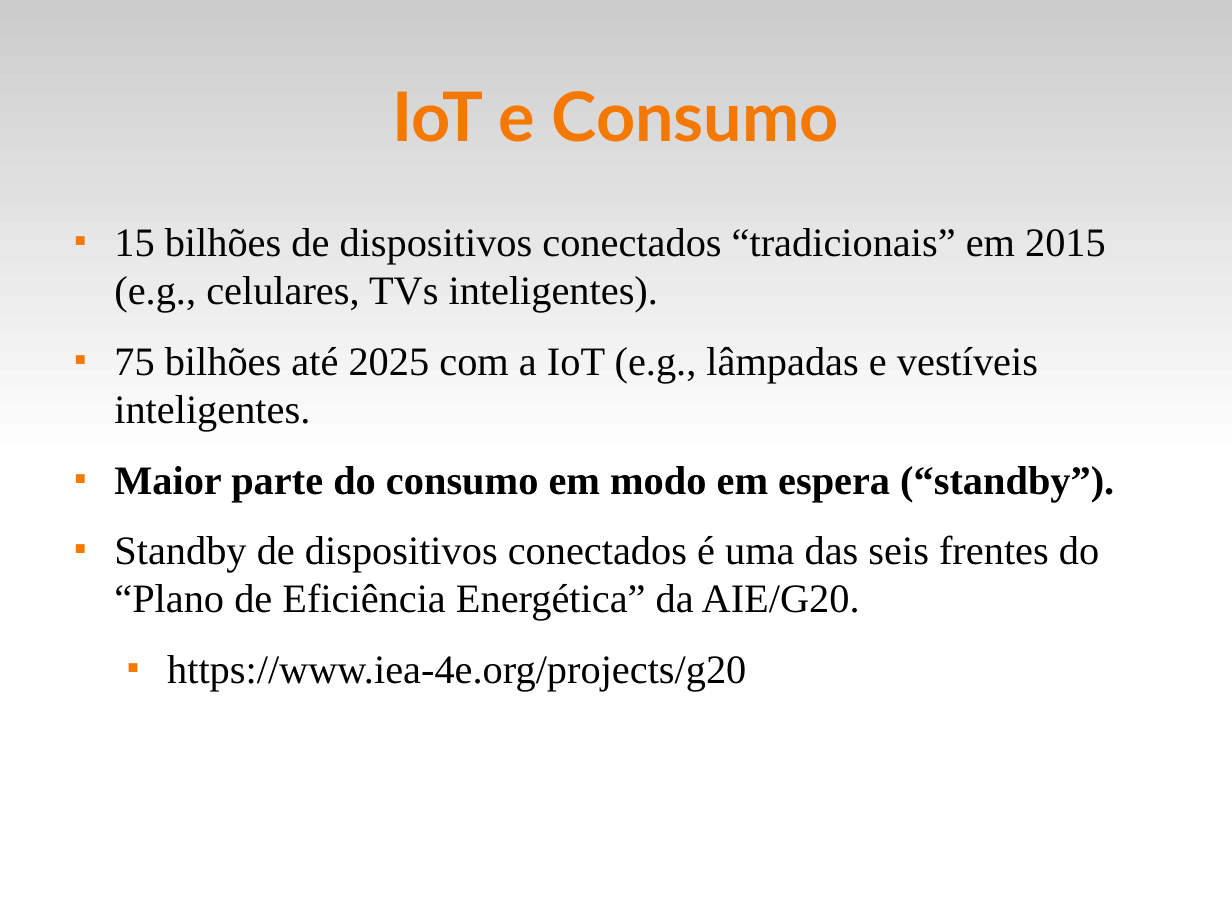
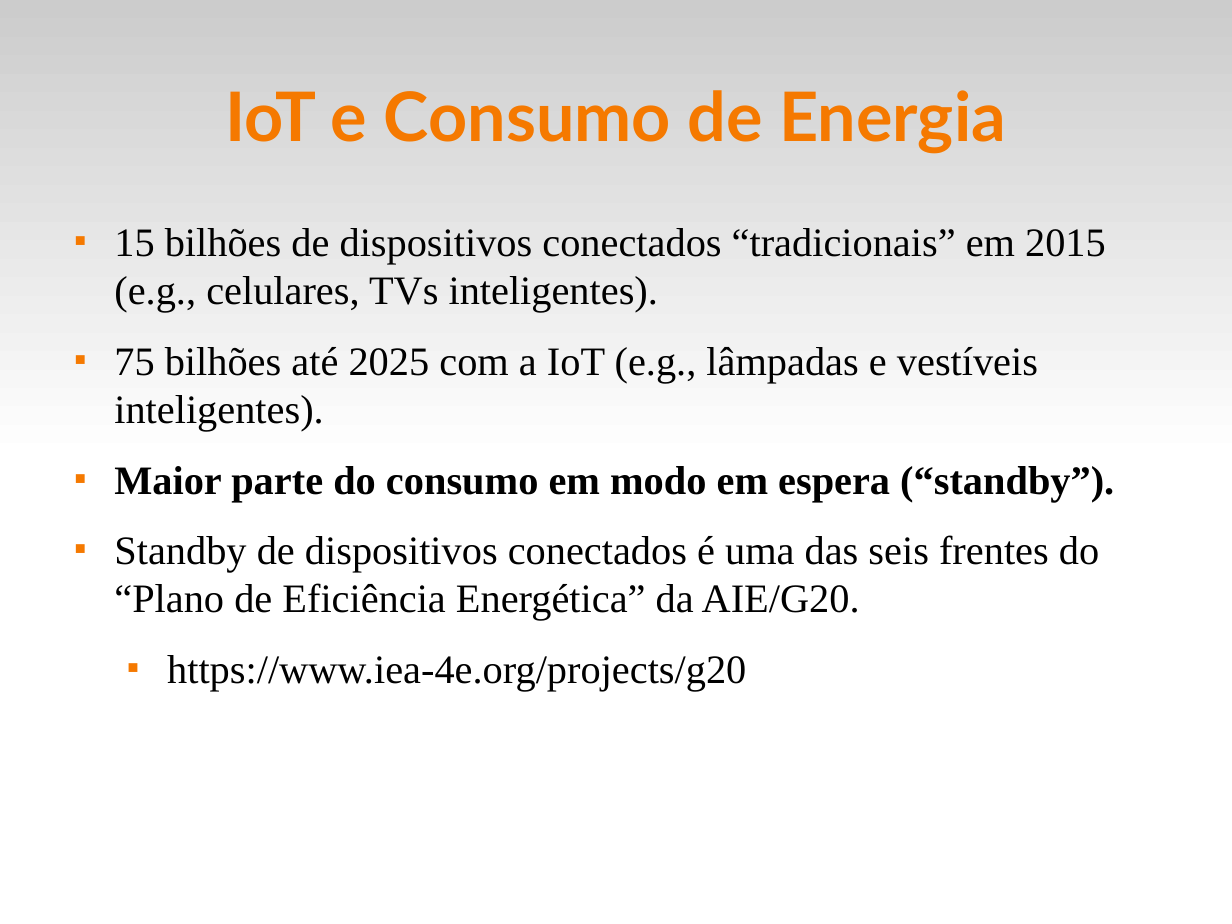
Before and after one commit to fsantanna-no/ceu-docs, a slide deck: slide 10 of ceu_ime.odp. Drawn at 1232x924 pixels with LibreOffice and Linux fonts; fonts in the diff are those of the drawing. Boxes give left, top, right and bottom in pixels: in the first picture for what was removed or moved away, otherwise in the second. Text is boxed around its words. In the diff, an @@ line names an element or a change of style, - is before the commit and + after.

```diff
--- a/ceu_ime.odp
+++ b/ceu_ime.odp
@@ title at [225,90,1006,154]: text changed @@
-IoT e Consumo
+IoT e Consumo de Energia
@@ text at [114,347,1038,432]: text changed @@
-■ 75 bilhões até 2025 com a IoT (e.g., lâmpadas e vestíveis inteligentes.
+■ 75 bilhões até 2025 com a IoT (e.g., lâmpadas e vestíveis inteligentes).
```
Also in this commit, not shown: 1 other slide changed.
